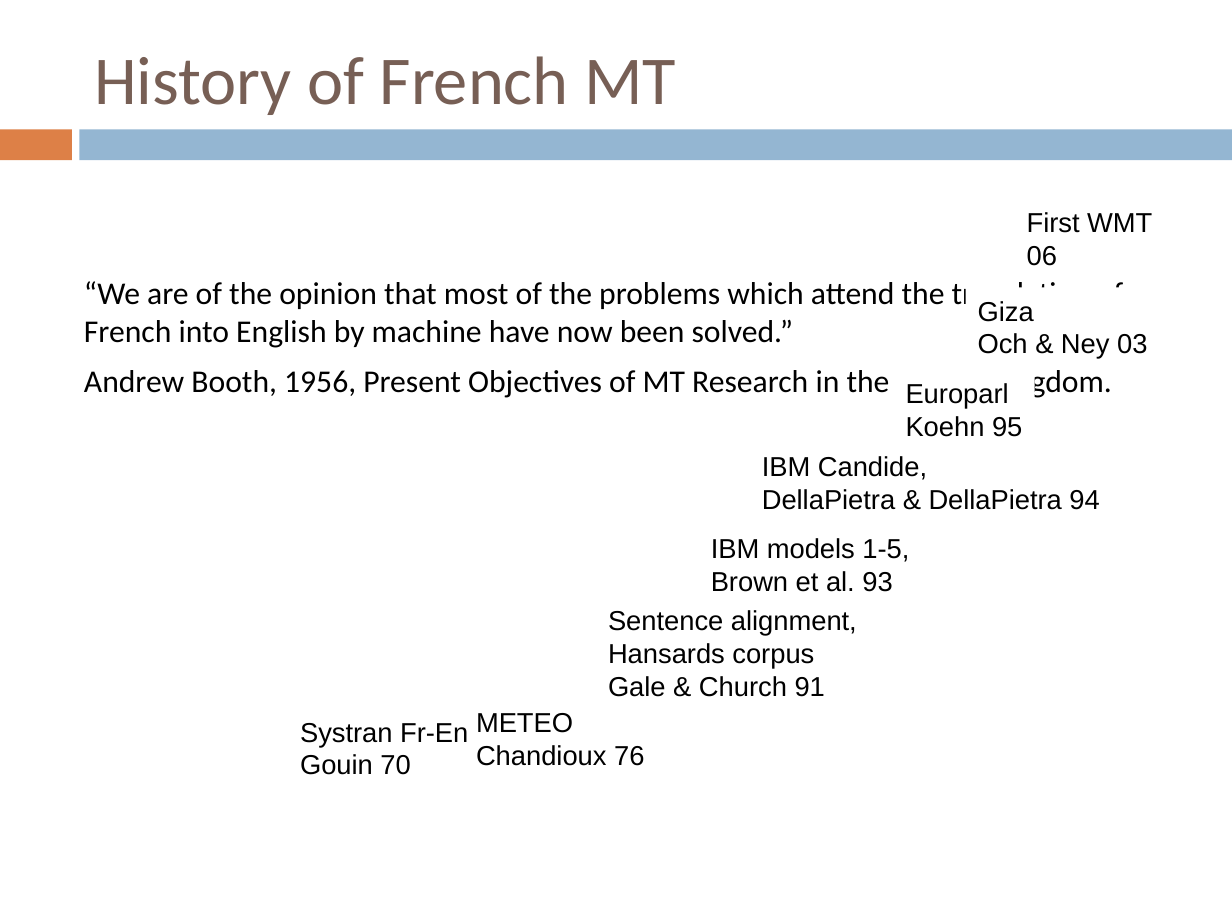
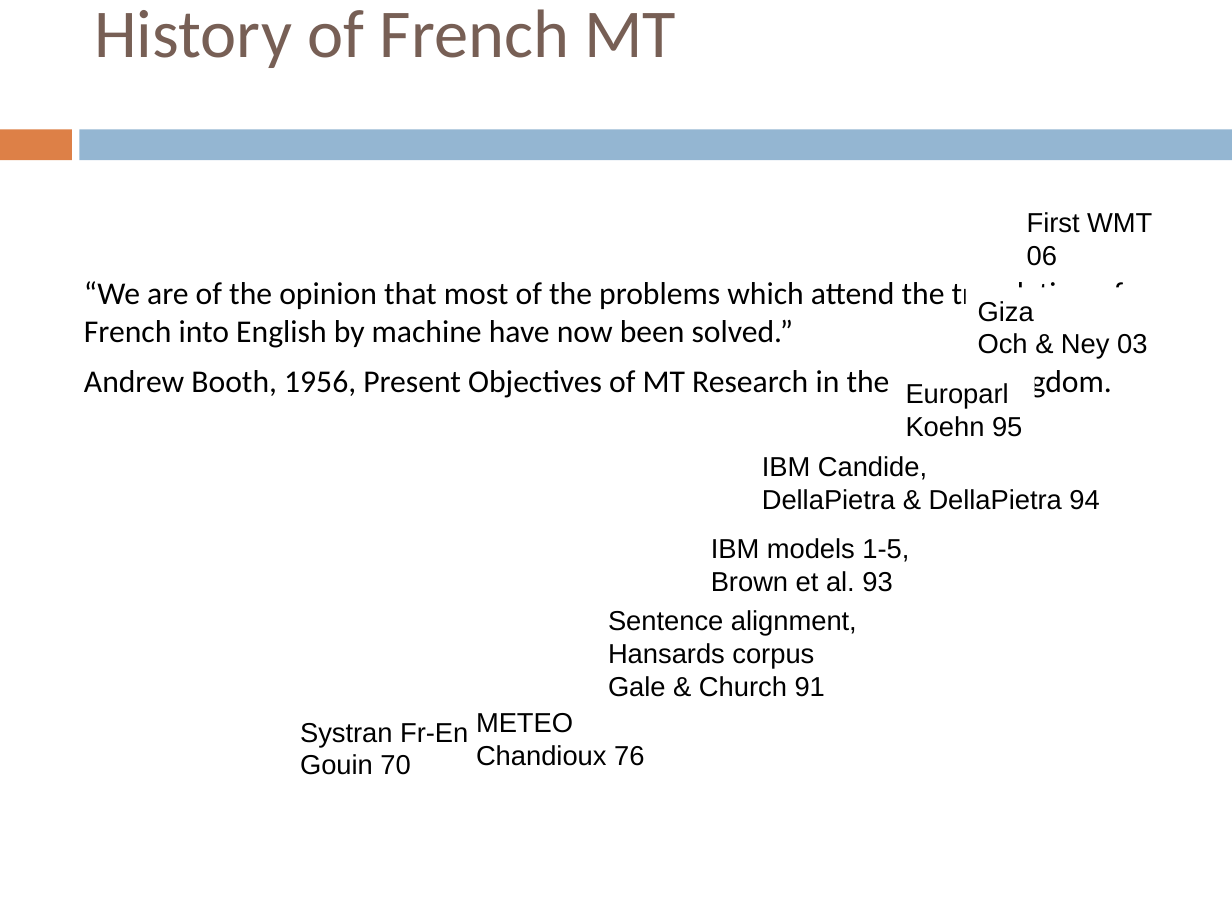
Before and after one commit to motazsaad/machine-translation-master-course, a slide deck: slide 10 of Language in 10 minutes/Lin10-French.ppt. Drawn at 1232x924 pixels with LibreOffice and Linux fonts; fonts in the diff are those of the drawing; background and template pictures are left out. Boxes give left, top, right and bottom in pixels: in the first picture for what was removed or moved away, otherwise in the second. Text is boxed around its words. In the diff, an @@ line names an element or a change of style, - is before the commit and + after.

```diff
--- a/Language in 10 minutes/Lin10-French.ppt
+++ b/Language in 10 minutes/Lin10-French.ppt
@@ title "History of French MT": place and size @@
-title "History of French MT" at bbox=[94, 56, 676, 115]
+title "History of French MT" at bbox=[94, 9, 676, 68]
```
Also in this commit, not shown: 3 other slides changed, 3 other files.
